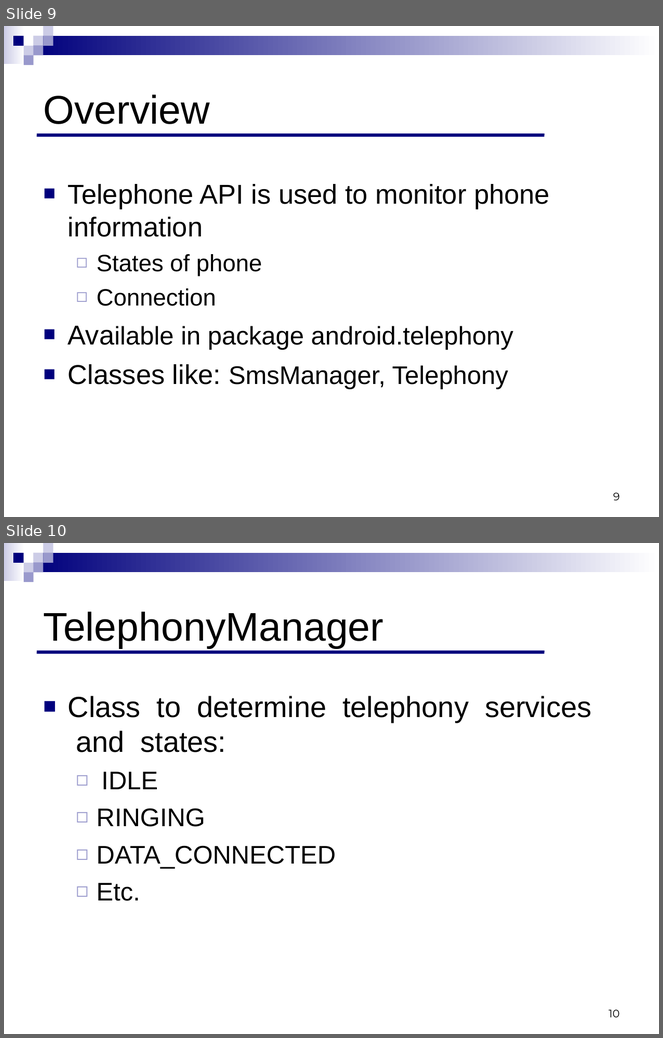
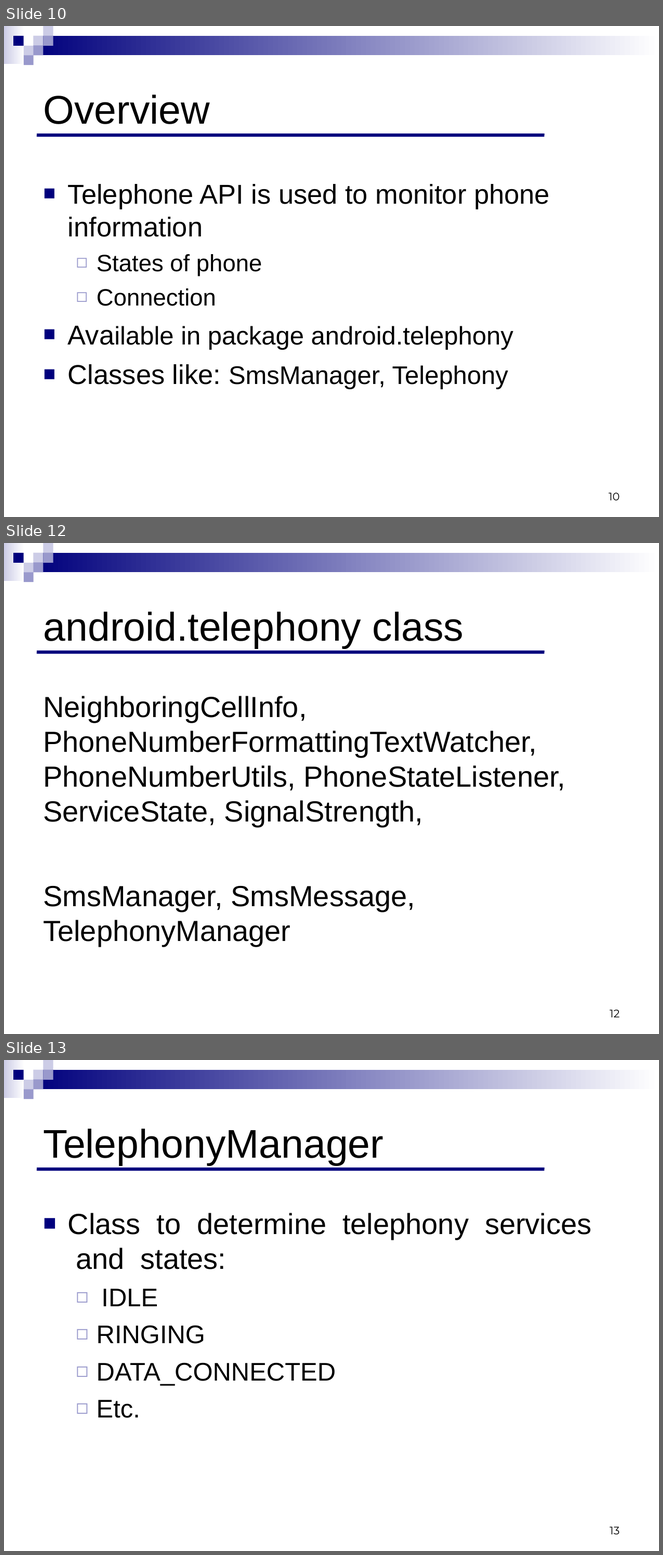
Before and after one commit to ndavidor/SmsTelephony, a slide deck: Telephony&SMS.ppt. Shown one above the other, each under a label of ours: slides 9 and 10 before the commit, slides 10, 12 and 13 after it; the slides between them are not shown. The pictures are 663x1038 and 663x1555 pixels, drawn with LibreOffice and Linux fonts; fonts in the diff are those of the drawing. Boxes give left, top, right and bottom in pixels: in the first picture for what was removed or moved away, otherwise in the second. Text is boxed around its words. In the diff, an @@ line names an element or a change of style, - is before the commit and + after.

```diff
--- a/Telephony&SMS.ppt
+++ b/Telephony&SMS.ppt
@@ slide 12 added at <box>4,543,659,1034</box>, background #FFFFFF; not listed: 9 template elements that a slide beside it also shows @@
@@ title added at <box>44,612,464,649</box>, 44 pt, text #000000 @@
+android.telephony class
@@ line added from (37, 652) to (545, 652), #00007D 3.49 pt @@
@@ text added at <box>43,696,566,947</box>, 32 pt, text #000000 @@
+NeighboringCellInfo, PhoneNumberFormattingTextWatcher, PhoneNumberUtils, PhoneStateListener, ServiceState, SignalStrength,
+SmsManager, SmsMessage, TelephonyManager
@@ page number added at <box>610,1010,620,1018</box>, 12 pt, text #000000 @@
+12
@@ what was slide 9 is now slide 10 @@
@@ page number at <box>609,493,620,501</box>: text changed @@
-9
+10
@@ what was slide 10 is now slide 13 @@
@@ page number at <box>610,1527,620,1535</box>: text changed @@
-10
+13
```
Also in this commit, not shown: 21 slides changed, 8 other slides added.
